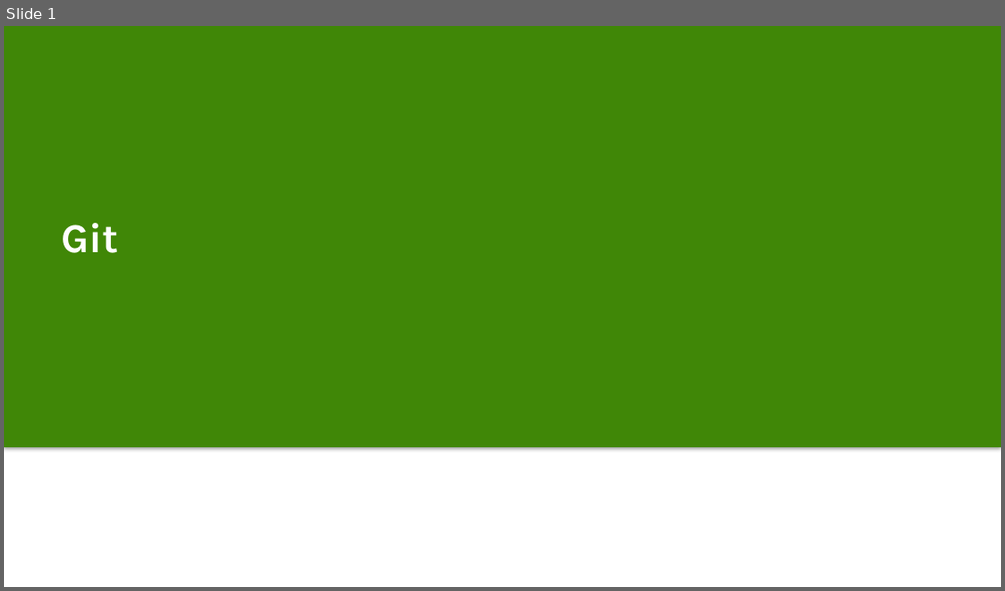
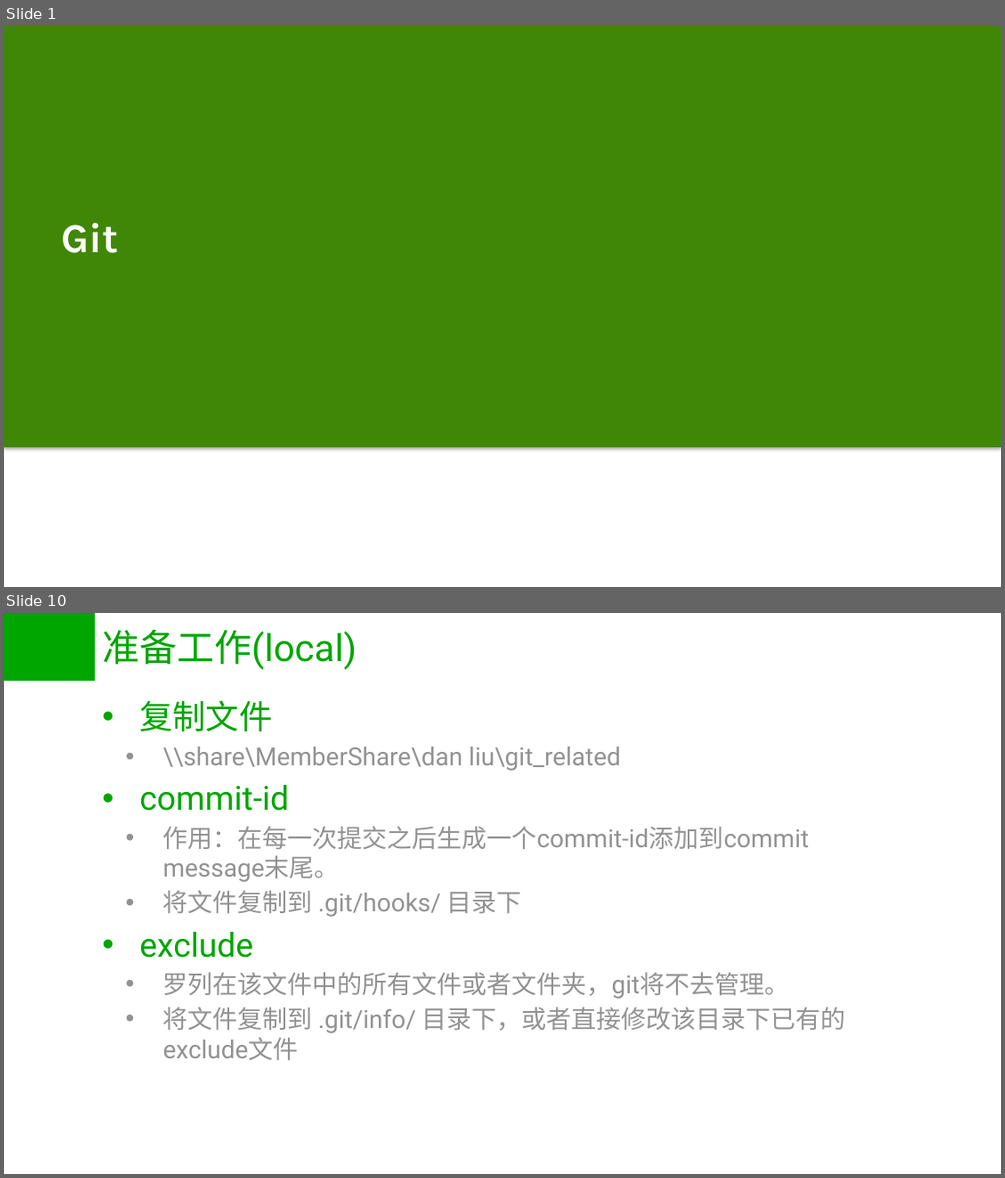
Before and after one commit to dannl/git_test, a slide deck: git.pptx. Shown one above the other, each under a label of ours: slide 1 before the commit, slides 1 and 10 after it; the slides between them are not shown. The pictures are 1005x591 and 1005x1178 pixels, drawn with LibreOffice and Linux fonts; fonts in the diff are those of the drawing; background and template pictures are left out. Boxes give left, top, right and bottom in pixels: in the first picture for what was removed or moved away, otherwise in the second. Text is boxed around its words. In the diff, an @@ line names an element or a change of style, - is before the commit and + after.

```diff
--- a/git.pptx
+++ b/git.pptx
@@ slide 10 added at (4, 613, 1001, 1174), background #CCE8CF @@
@@ rectangle added at (4, 613, 95, 681), fill #00A600 @@
@@ title added at (102, 629, 356, 670), 36 pt, text #00A600 @@
+准备工作(local)
@@ text added at (139, 700, 846, 1060), 24 pt, text #929292 @@
+• 复制文件
+  • \\share\MemberShare\dan liu\git_related
+• commit-id
+  • 作用：在每一次提交之后生成一个commit-id添加到commit message末尾。
+  • 将文件复制到 .git/hooks/ 目录下
+• exclude
+  • 罗列在该文件中的所有文件或者文件夹，git将不去管理。
+  • 将文件复制到 .git/info/ 目录下，或者直接修改该目录下已有的exclude文件
```
Also in this commit, not shown: 4 slides changed, 11 other slides added, 1 slide removed.
